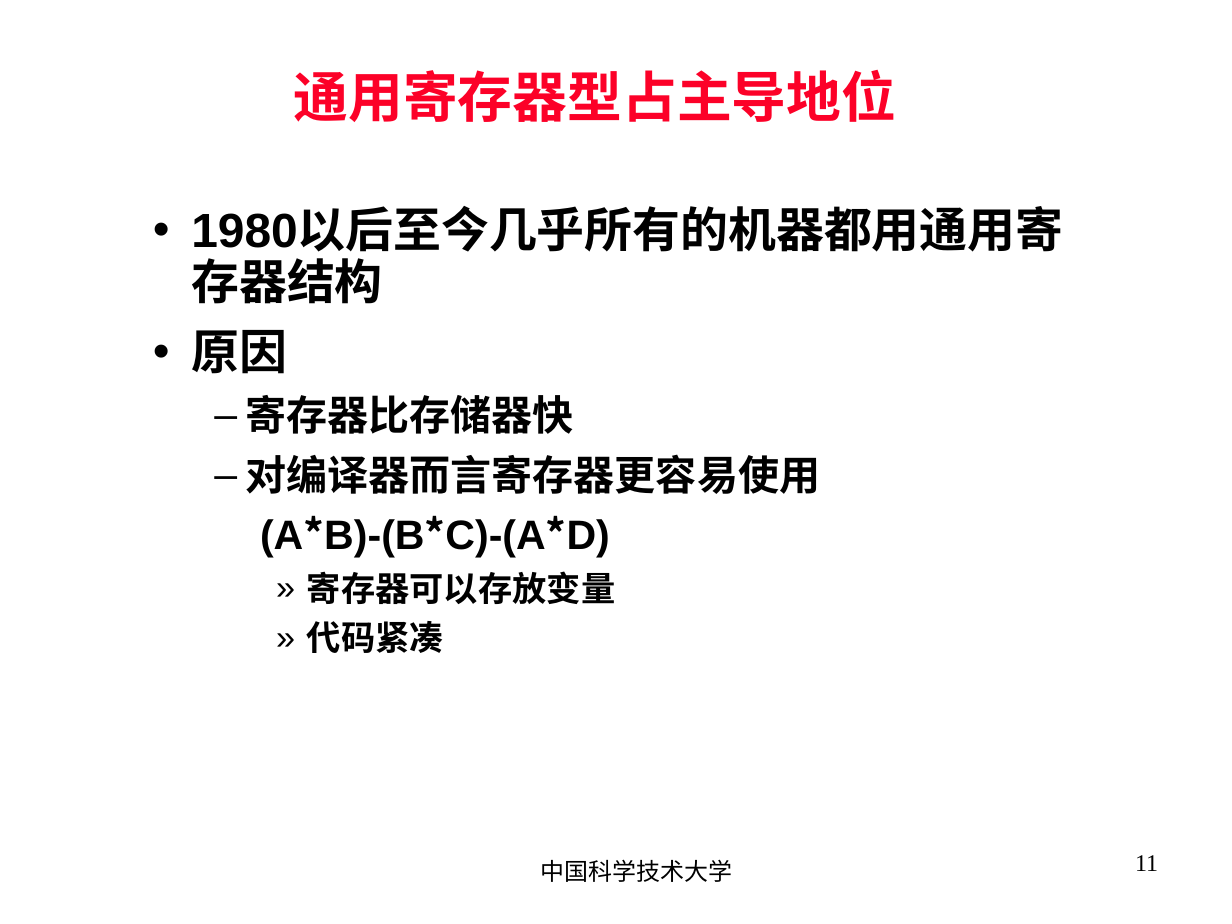
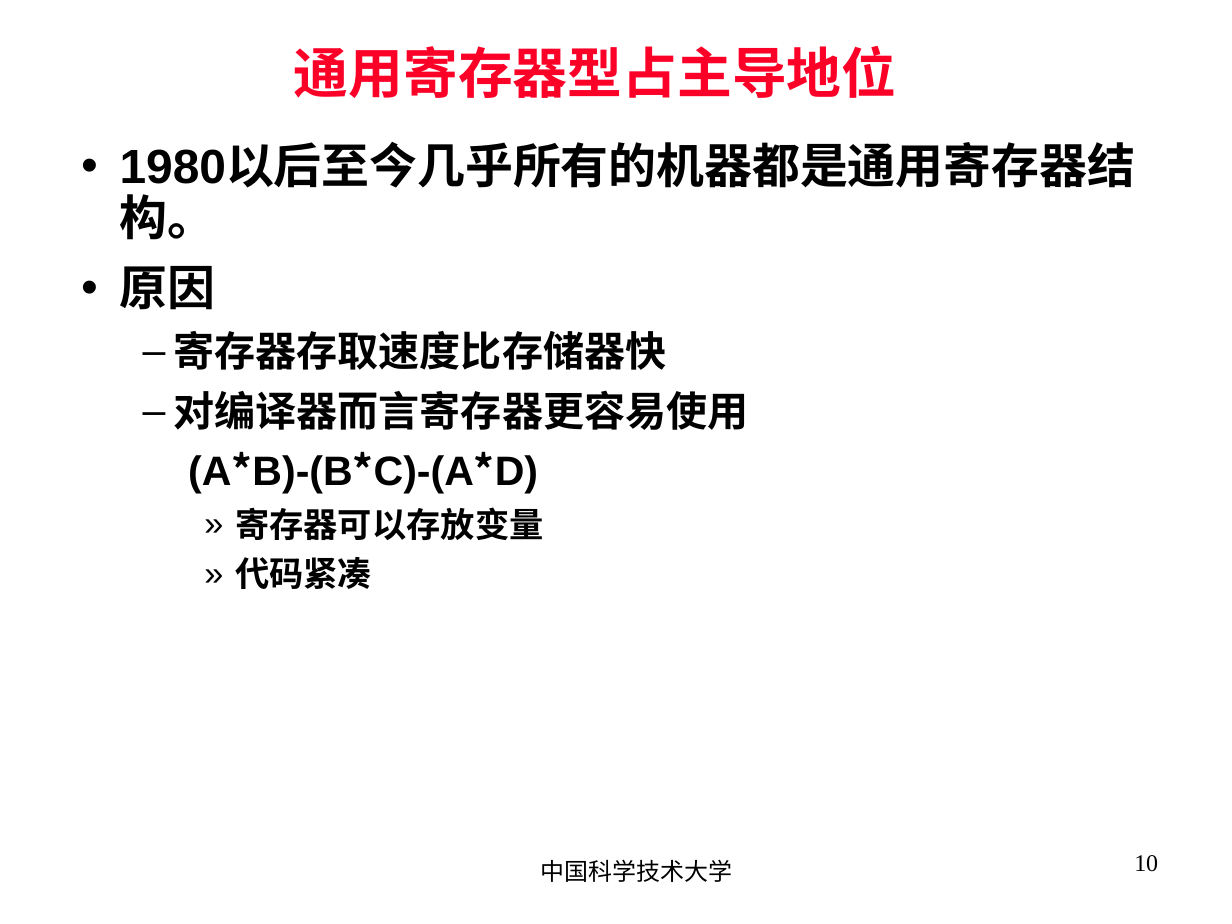
Before and after one commit to blindFS/ca2015, a slide deck: slide 10 of handouts/chapter02.ppt (slide 11 before the commit). Drawn at 1232x924 pixels with LibreOffice and Linux fonts; fonts in the diff are those of the drawing. Boxes give left, top, right and bottom in pixels: in the first picture for what was removed or moved away, otherwise in the second. Text is boxed around its words. In the diff, an @@ line names an element or a change of style, - is before the commit and + after.

```diff
--- a/handouts/chapter02.ppt
+++ b/handouts/chapter02.ppt
@@ title "通用寄存器型占主导地位": place and size @@
-title "通用寄存器型占主导地位" at [294,70,897,122]
+title "通用寄存器型占主导地位" at [294,46,897,98]
@@ text "1980以后至今几乎所有的机器都是通用寄存器结构。": place and size @@
-text "1980以后至今几乎所有的机器都是通用寄存器结构。" at [191,330,820,653]
+text "1980以后至今几乎所有的机器都是通用寄存器结构。" at [120,194,748,589]
@@ text at [120,194,216,240]: text changed @@
-• 1980以后至今几乎所有的机器都用通用寄存器结构
+• 1980以后至今几乎所有的机器都是通用寄存器结构。
@@ text at [173,331,666,370]: text changed @@
-  – 寄存器比存储器快
+  – 寄存器存取速度比存储器快
@@ page number at [1134,855,1158,872]: text changed @@
-11
+10
```
Also in this commit, not shown: 28 other slides changed, 5 slides added, 3 slides removed.
